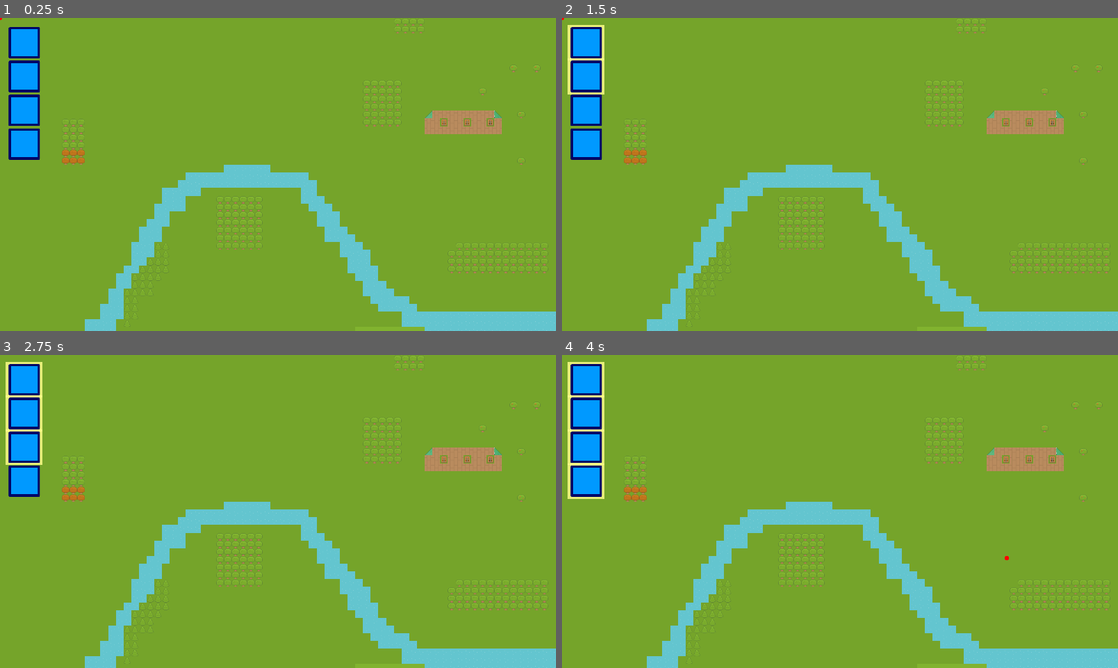
Above: before the commit, frames 1-4 (two rows, left to right).
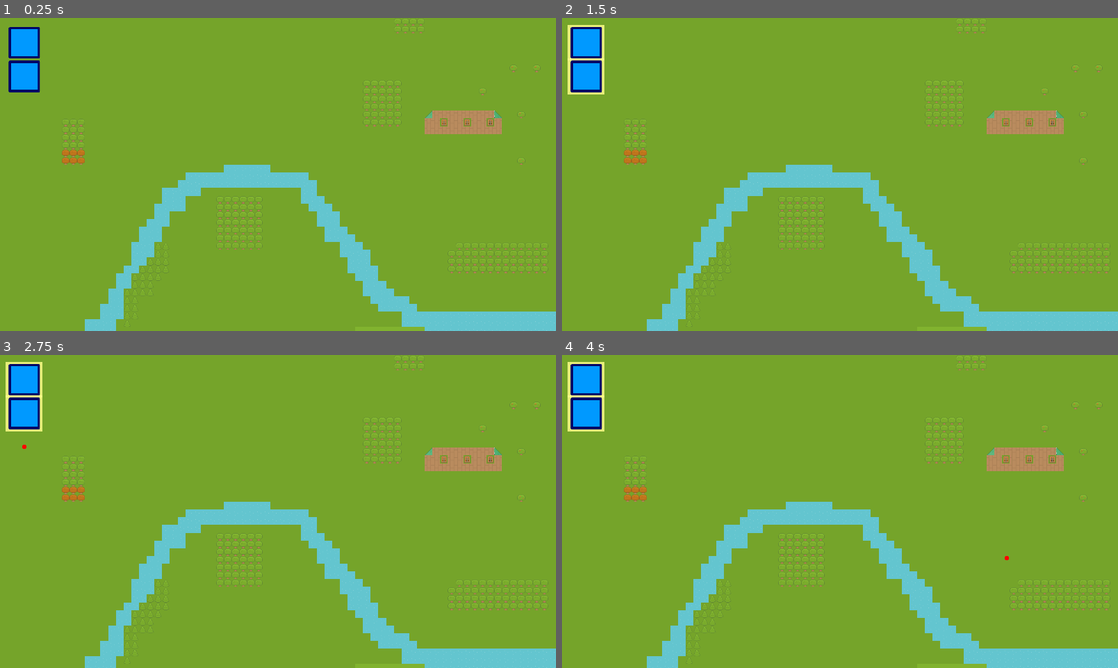
Above: after the commit, the same moments.

Repository: Dmitriy154/troops
Game: Godot game, scene res://world/world.tscn
Same seed, same stepped clock (60 frames per second), same inputs: the game is played once before the commit and once after it.
Inputs (mouse positions are in pixels of both pictures, inside the frame that each line leads up to):
- Up to frame 1 (0.25 s): no input
- Up to frame 2 (1.5 s): tap Enter at 0.5 s; move the mouse to (584, 43) at 0.52 s; press the mouse at (584, 43) at 0.53 s; tap Space at 1.25 s; move the mouse to (584, 77) at 1.27 s; release the mouse at (584, 77) at 1.28 s; click (584, 77) at 1.35 s
- Up to frame 3 (2.75 s): tap Enter at 2 s; move the mouse to (22, 445) at 2.02 s; press the mouse at (22, 445) at 2.03 s
- Up to frame 4 (4 s): tap Space at 2.75 s; move the mouse to (584, 480) at 2.77 s; release the mouse at (584, 480) at 2.78 s; click (584, 480) at 2.85 s; tap Enter at 3.5 s; move the mouse to (1006, 558) at 3.52 s; press the mouse at (1006, 558) at 3.53 s

The runs differ from the first frame. In frame 1, 1.2% of the frame differs, in the area x 0-8%, y 0-46%; in frame 2, 1.2%; in frame 3, 1.3%; in frame 4, 1.4%, in the area x 1-8%, y 24-46%.

Commit message:
Add begin

Diff:
--- a/Events.gd
+++ b/Events.gd
@@ -1,4 +1,7 @@
 extends Node
+
+#troop
+signal updateTroop(state)
 
 #UI
 #signal menu_action_selected(action)
--- a/main.gd
+++ b/main.gd
@@ -1,9 +1,14 @@
 extends Node
 #главный скрип, глобальный
 
+var screen_size 	#размер игрового окна
+
+#get_tree().paused = true   -  поставить игру на паузу
+
+
 # Called when the node enters the scene tree for the first time.
 func _ready():
-	pass # Replace with function body.
+	pass
 
 # Called every frame. 'delta' is the elapsed time since the previous frame.
 func _process(_delta):
@@ -18,7 +23,10 @@
 			#Это минимальный угол, на который тело может скользить при ударе о склон.
 			troop.move_and_slide()
 		else:
-			troop.selected = false   #состояние покоя
+			print('отряд прибыл')
+			troop.change_state(troop.State.IDLE)
+			#troop.selected = false   #состояние покоя
 
 func troops_move(_troop_array:Array[Troop], _position_click:Vector2):
 	print('движение отрядов')
+	pass
--- a/project.godot
+++ b/project.godot
@@ -12,12 +12,13 @@
 
 config/name="Troops"
 run/main_scene="res://world/world.tscn"
-config/features=PackedStringArray("4.0", "Mobile")
+config/features=PackedStringArray("4.1", "Mobile")
 config/icon="res://troop/icon.svg"
 
 [autoload]
 
 Main="*res://Main.gd"
+Events="*res://Events.gd"
 
 [display]
 
@@ -27,7 +28,7 @@
 
 click={
 "deadzone": 0.5,
-"events": [Object(InputEventMouseButton,"resource_local_to_s …(211 unchanged characters)… 106, 58),"factor":1.0,"button_index":1,"pressed":true,"double_click":false,"script":null)
+"events": [Object(InputEventMouseButton,"resource_local_to_s …(211 unchanged characters)… 106, 58),"factor":1.0,"button_index":1,"canceled":false,"pressed":true,"double_click":false,"script":null)
 ]
 }
 
--- /dev/null
+++ b/troop/click_area.gd
@@ -0,0 +1,36 @@
+extends Control
+
+func _gui_input(event):
+	if event is InputEventMouseButton and event.button_index == MOUSE_BUTTON_LEFT and event.pressed:
+		print("Left mouse button was pressed!")
+		if($"..".selected):
+			$"..".selected = false
+			$"../fon".hide()
+		else:
+			$"..".selected = true
+			$"../fon".show()
+		$"..".update_troop()
+
+
+
+#https://docs.godotengine.org/en/stable/tutorials/ui/custom_gui_controls.html  -  УВЕДОМЛЕНИЯ
+func _notification(what):
+	match what:
+		NOTIFICATION_MOUSE_ENTER:
+			pass # Mouse entered the area of this control.
+		NOTIFICATION_MOUSE_EXIT:
+			#print("MOUSE_EXIT")
+			pass # Mouse exited the area of this control.
+		NOTIFICATION_FOCUS_ENTER:
+			pass # Control gained focus.
+		NOTIFICATION_FOCUS_EXIT:
+			pass # Control lost focus.
+		NOTIFICATION_THEME_CHANGED:
+			pass # Theme used to draw the control changed;
+		# update and redraw is recommended if using a theme.
+		NOTIFICATION_VISIBILITY_CHANGED:
+			pass # Control became visible/invisible;
+		# check new status with is_visible().
+		NOTIFICATION_RESIZED:
+			pass # Control changed size; check new size
+		# with get_size().
--- a/troop/troop.gd
+++ b/troop/troop.gd
@@ -1,38 +1,34 @@
 class_name Troop
 extends CharacterBody2D
 #TROOP класс войска
+
+signal Update_troop
+
 
 # состояния: покой, выбран, прогулка, бег, атака, защита, отступление
 enum State {IDLE, WALK, RUN, ATTACK, DEFENSE, RETREAT}
 
 var state := State.IDLE
 var selected := false
-var active: int = 0		#стадия активности, 1-клик по войску, 2-активно на след. кадр
+
 var speed: float = 100
 var health: float = 100:
 	set(x): health = clamp(x,0,100)
 
-
-var target := Vector2.ZERO
 #ссылка на картинку - изменим Resource
 @onready var sprite2d = $Sprite2D
-
-func _ready():
-	pass
 
 
 func change_state(new_state: State):
 	state = new_state
 	update_troop()
 
+
 func update_troop():
 	print('update troop')
 	match state:
 		State.IDLE:
-			if(!selected):
-				$fon.hide()
-			else:
-				$fon.show()
+			print('IDLE')
 		State.WALK:
 			pass
 		State.RUN:
@@ -44,18 +40,7 @@
 		_:
 			print('default')
 
-	get_parent().update()
-
-
-func _physics_process(_delta):
-	pass
-
-
-func _on_input_event(_viewport, event, _shape_idx):
-	if event is InputEventMouseButton:
-		print('click troop')
-		selected = true
-		update_troop()
+	Events.updateTroop.emit()
 
 
 func death():
--- a/troop/troop.tscn
+++ b/troop/troop.tscn
@@ -1,15 +1,15 @@
-[gd_scene load_steps=4 format=3 uid="uid://dhplgu6b2jehn"]
+[gd_scene load_steps=5 format=3 uid="uid://dhplgu6b2jehn"]
 
 [ext_resource type="Script" path="res://troop/troop.gd" id="1_nktfh"]
 [ext_resource type="Texture2D" uid="uid://b3thwit0ld1dx" path="res://asset/blue1.png" id="2_2huad"]
+[ext_resource type="Script" path="res://troop/click_area.gd" id="3_aqmqn"]
 
 [sub_resource type="CircleShape2D" id="CircleShape2D_adxry"]
 radius = 32.0
 
-[node name="TROOP" type="CharacterBody2D" groups=["my_troops"]]
+[node name="TROOP" type="CharacterBody2D"]
 texture_filter = 1
 position = Vector2(-1, -1)
-input_pickable = true
 velocity = Vector2(-100, 0)
 script = ExtResource("1_nktfh")
 
@@ -19,6 +19,7 @@
 offset_top = -36.0
 offset_right = 38.0
 offset_bottom = 38.0
+mouse_filter = 2
 color = Color(1, 1, 0.545098, 0.815686)
 
 [node name="Sprite2D" type="Sprite2D" parent="."]
@@ -28,4 +29,13 @@
 [node name="CollisionShape2D" type="CollisionShape2D" parent="."]
 shape = SubResource("CircleShape2D_adxry")
 
+[node name="Click_area" type="Control" parent="."]
+layout_mode = 3
+anchors_preset = 0
+offset_left = -37.0
+offset_top = -35.0
+offset_right = 38.0
+offset_bottom = 38.0
+script = ExtResource("3_aqmqn")
+
 [connection signal="input_event" from="." to="." method="_on_input_event"]
--- /dev/null
+++ b/world/Rep_point.gd
@@ -0,0 +1,22 @@
+extends Node2D
+
+#время жизни указателя
+var time: int = 2
+
+func _ready():
+	hide()
+	process_mode = Node.PROCESS_MODE_DISABLED #отключаем физический процесс для оптимизации
+	#set_physics_process(false) #отключаем физический процесс для оптимизации
+
+
+func _draw():
+	draw_circle(Vector2(0,0), 5, Color(1, 0, 0, 1))
+	#draw_line(Vector2(1.5, 1.0), Vector2(150, 400), Color.GREEN, 1.0)
+
+func show_target(target: Vector2):
+	##переделать, исчезает, года отряд доходит до точки или меняет направление
+
+	show()
+	position = target
+	await get_tree().create_timer(time).timeout
+	hide()
--- a/world/red_point.gd
+++ /dev/null
@@ -1,13 +0,0 @@
-extends Node2D
-
-# Called when the node enters the scene tree for the first time.
-func _ready():
-	pass # Replace with function body.
-
-# Called every frame. 'delta' is the elapsed time since the previous frame.
-func _process(_delta):
-	pass
-
-func _draw():
-	draw_circle(Vector2(0,0), 5, Color(1, 0, 0, 1))
-	#draw_line(Vector2(1.5, 1.0), Vector2(150, 400), Color.GREEN, 1.0)
--- a/world/world.gd
+++ b/world/world.gd
@@ -1,48 +1,60 @@
 class_name World
 extends Node2D
 
+var troop: Troop
 var troops_array: Array[Troop] = []
 var troops_selected: Array[Troop] = []
 var target_click: Vector2
+var old_target_click: Vector2
 
 @onready var troopScene = load("res://troop/troop.tscn")
 
 func _ready():
+	Main.screen_size = get_viewport_rect().size
+	Events.updateTroop.connect(update)  #регистрируем слушатель, который принимает сигнал о вызове экз-ром troop метода update_troop
+
 	#добавляем на сцену отряды
-	for i in 4:
-		var troop = troopScene.instantiate()
+	for i in 2:
+		troop = troopScene.instantiate()
 		troop.position = Vector2(50, 70*i+50)
 		troops_array.append(troop as Troop)
 		add_child(troop)
+		#поместить отряды в разные группы: my_troops enemy_troops
 
-
-#обновление состояний и событий в игре
+#обновление состояний и событий в игре, клик мыши по новому месту
 func update():
-	print("update")
-	#определяем какие отряды выделены
+	#перебираем массив отрядов и ищем те, у которых состояние SELECTED
 	troops_selected.clear()
-	#перебираем массив отрядов и ищем те, у которых состояние SELECTED
 	for i in troops_array.size():
-		var troop = troops_array[i] as Troop
+		troop = troops_array[i] as Troop
 		if troop.selected:
 			troops_selected.append(troop)
-	print(troops_selected.size())
+	print('update World')
 
 
 func _unhandled_input(event):
-	if event.is_action_pressed("click") and troops_selected.size() >=1:
+
+	#клик по карте при выделенных войсках - вызов метода перемещения
+	if event.is_action_pressed("click") and troops_selected.size():
 		target_click = get_global_mouse_position()
-		$red_point.show()
-		$red_point.position = get_global_mouse_position()
-		await get_tree().create_timer(1).timeout # ждем секунду
-		$red_point.hide()
+		$red_point.show_target(target_click)
+	#изменяем состояния войск .....................
+	if troops_selected.size() == 1:
+		troop = troops_selected[0]
+		troop.change_state(troop.State.WALK)
+
+		update()	#? нужно ли вызывать
+
 
 
 func _physics_process(_delta):
+
 	#ПЕРЕМЕЩЕНИЕ ОТРЯДА(ОВ)
 	#если выделен один отряд
 	if troops_selected.size() == 1:
-		Main.troop_move(troops_selected[0] as Troop, target_click)
+		troop = troops_selected[0]
+		if (troop.state != troop.State.IDLE):
+			Main.troop_move(troop, target_click)
 	#если выделены несколько отрядов
-	if troops_selected.size() > 1:
+	elif troops_selected.size() > 1:
 		Main.troops_move(troops_selected, target_click)
--- a/world/world.tscn
+++ b/world/world.tscn
@@ -1,11 +1,11 @@
 [gd_scene load_steps=6 format=3 uid="uid://iiqkawd1b3uy"]
 
-[ext_resource type="Script" path="res://world/world.gd" id="1_a6llq"]
-[ext_resource type="Texture2D" uid="uid://puub3ad2hy6j" path="res://asset/Spritesheet/roguelikeSheet_transparent.png" id="1_qbkoc"]
-[ext_resource type="Script" path="res://world/red_point.gd" id="3_6l54m"]
+[ext_resource type="Script" path="res://world/world.gd" id="1_fvarb"]
+[ext_resource type="Texture2D" uid="uid://puub3ad2hy6j" path="res://asset/Spritesheet/roguelikeSheet_transparent.png" id="2_4e016"]
+[ext_resource type="Script" path="res://world/Rep_point.gd" id="3_gq85r"]
 
 [sub_resource type="TileSetAtlasSource" id="TileSetAtlasSource_pgh1b"]
-texture = ExtResource("1_qbkoc")
+texture = ExtResource("2_4e016")
 separation = Vector2i(1, 1)
 0:0/0 = 0
 0:0/0/physics_layer_0/linear_velocity = Vector2(0, 0)
@@ -4818,4 +4818,5 @@
 layer_2/tile_data = PackedInt32Array(917560, 524288, 4, 917561, 524288, 4, 917562, 524288, 4, 852026, 524288, 4, 852027 …(494 unchanged characters)…
 
 [node name="red_point" type="Node2D" parent="."]
-script = ExtResource("3_6l54m")
+process_mode = 4
+script = ExtResource("3_gq85r")
Not shown: 1 places in world/world.tscn that only renumber resources
